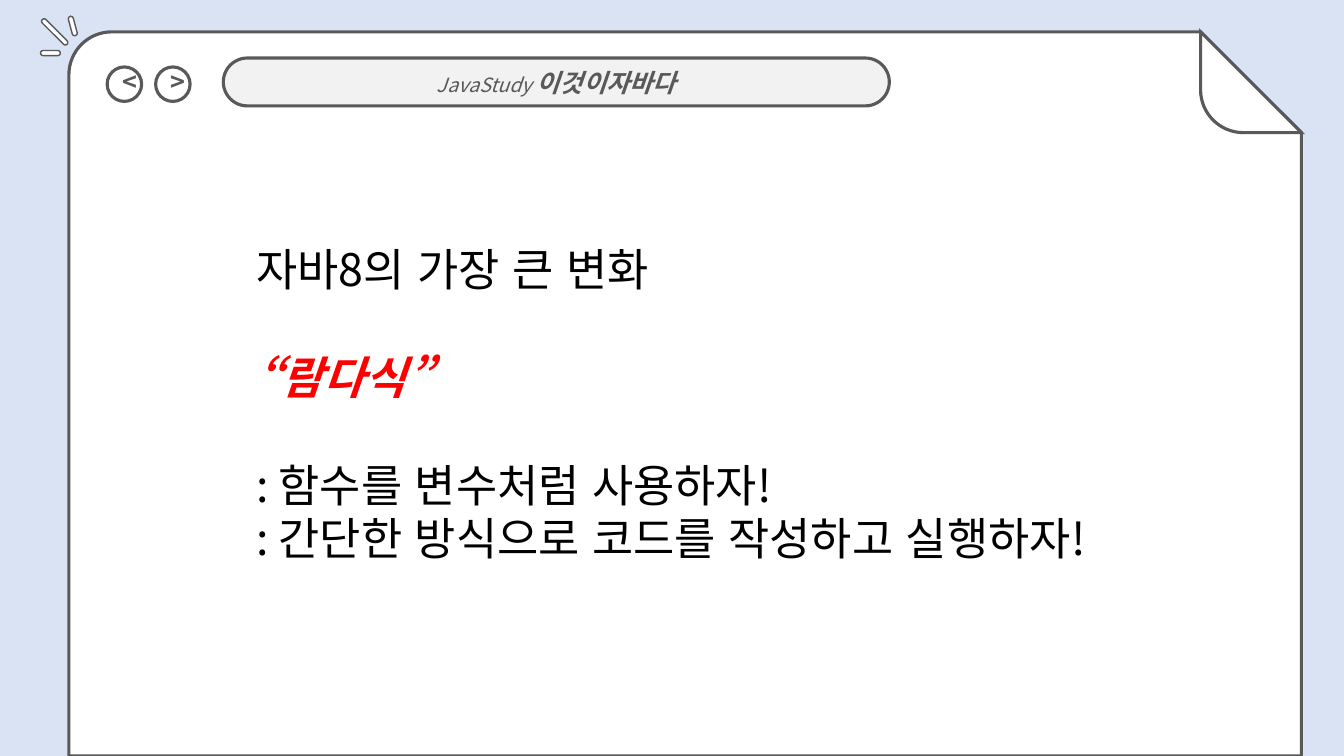
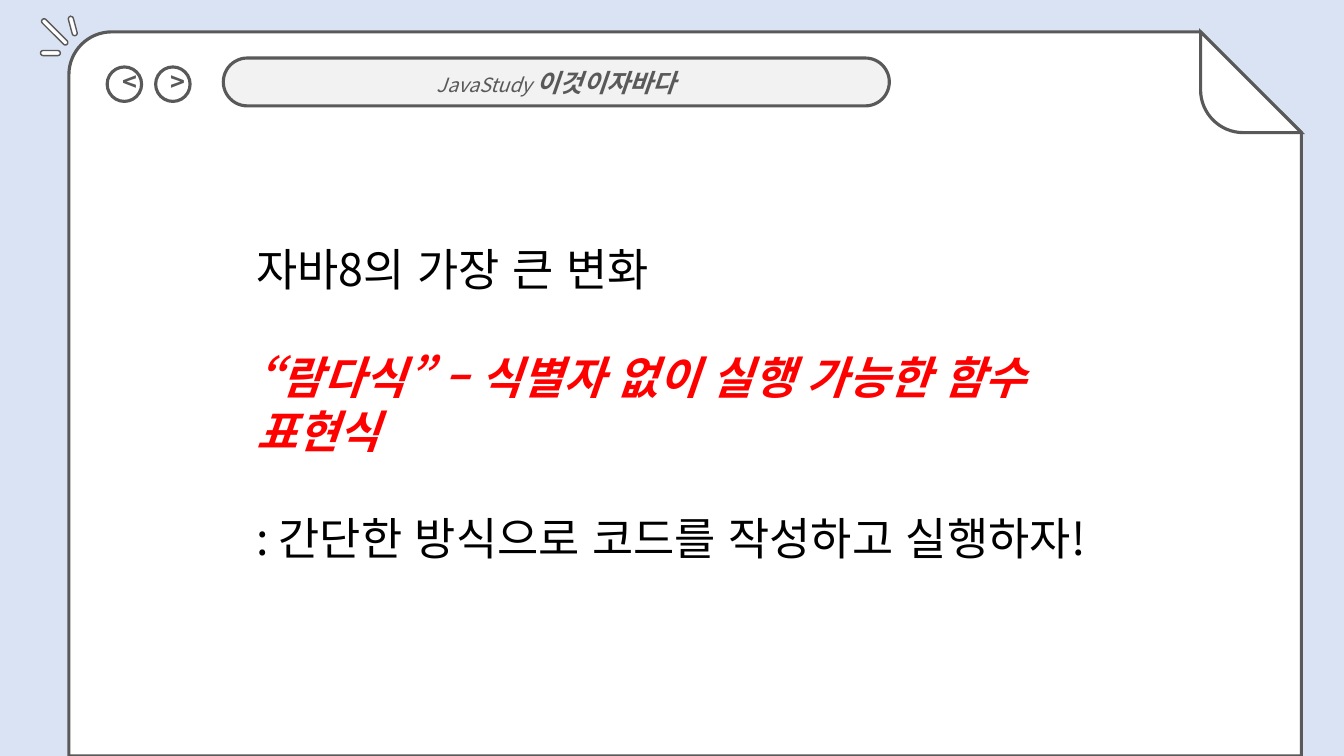
Before and after one commit to jihyyeshin/2019-1-Javastudy, a slide deck: slide 2 of 4주차/4.4 신지혜 발표자료.pptx. Drawn at 1344x756 pixels with LibreOffice and Linux fonts; fonts in the diff are those of the drawing. Boxes give left, top, right and bottom in pixels: in the first picture for what was removed or moved away, otherwise in the second. Text is boxed around its words. In the diff, an @@ line names an element or a change of style, - is before the commit and + after.

```diff
--- a/4주차/4.4 신지혜 발표자료.pptx
+++ b/4주차/4.4 신지혜 발표자료.pptx
@@ text at box(256, 354, 1025, 452): text changed; text colour #000000 to #FF0000; bold on; italic on @@
-“람다식”
-: 함수를 변수처럼 사용하자!
+“람다식” – 식별자 없이 실행 가능한 함수 표현식
```
Also in this commit, not shown: 7 other slides changed, 1 slide added, 1 slide removed.
